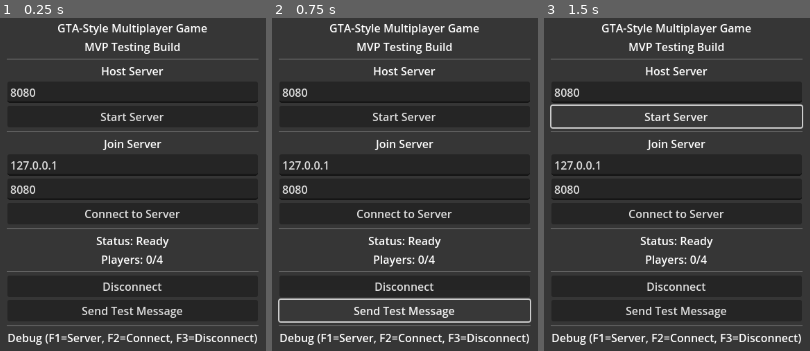
Above: before the commit, frames 1-3 (left to right).
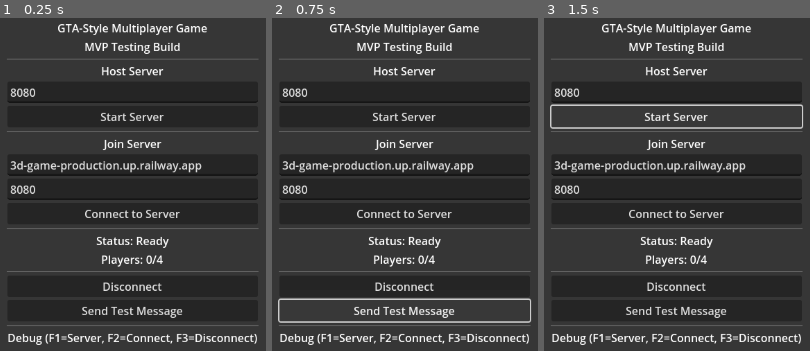
Above: after the commit, the same moments.

Repository: juand-r/3dgame
Game: Godot game, scene res://Scenes/Main.tscn
Two runs of this game, one before a commit and one after it. Both use one fixed random seed, a clock stepped at 60 frames per second and the inputs below.
Inputs:
- Up to frame 1 (0.25 s): no input
- Up to frame 2 (0.75 s): click "Send Test Message" at 0.5 s
- Up to frame 3 (1.5 s): click "Start Server" at 1.25 s

The runs differ from the first frame. In frame 1, 1.1% of the frame differs, in the area x 3-76%, y 42-47%; in frame 2, 1.1%; in frame 3, 1.1%.

Commit message:
finally working with multiple clients

Diff:
--- a/Core/Events/GameEvents.gd
+++ b/Core/Events/GameEvents.gd
@@ -88,6 +88,9 @@
 func emit_player_update(player_id: int, pos: Vector3, rot: Vector3, vel: Vector3):
     player_position_updated.emit(player_id, pos, rot, vel)
 
+func emit_player_spawn(player_id: int, pos: Vector3, rot: Vector3):
+    player_spawned.emit(player_id, pos)
+
 func emit_vehicle_update(vehicle_id: int, pos: Vector3, rot: Vector3, vel: Vector3):
     vehicle_position_updated.emit(vehicle_id, pos, rot, vel)
 
--- a/Core/GameManager.gd
+++ b/Core/GameManager.gd
@@ -269,32 +269,12 @@
 func get_player_data(player_id: int) -> Dictionary:
 	return connected_players.get(player_id, {})
 
-func get_next_spawn_point() -> Vector3:
-	if spawn_points.is_empty():
-		GameEvents.log_warning("No spawn points available, using origin")
-		return Vector3.ZERO
-
-	# Use connected_players.size() to get next available spawn point
-	var index = connected_players.size() % spawn_points.size()
-	return spawn_points[index]
-
 func get_spawn_point_for_player(player_id: int) -> Vector3:
-	"""Get deterministic spawn point based on player ID"""
-	if spawn_points.is_empty():
-		GameEvents.log_warning("No spawn points available, using origin")
-		return Vector3.ZERO
-
-	# Use deterministic mapping based on player ID
-	if player_id == 1:
-		# Server is always at spawn point 1
-		return spawn_points[1]  # (2, 1, 0)
-	else:
-		# Client gets spawn point 2
-		return spawn_points[2]  # (-2, 1, 0)
-
-	# Future: For more players, use modulo with offset
-	# var index = (player_id - 1) % spawn_points.size()
-	# return spawn_points[index]
+	# Use deterministic player ID-based assignment to ensure different spawn points
+	var spawn_index = abs(player_id) % spawn_points.size()
+	var spawn_pos = spawn_points[spawn_index]
+	GameEvents.log_debug("DEBUG: Player %d assigned to spawn_points[%d] = %s (based on player_id %% %d)" % [player_id, spawn_index, spawn_pos, spawn_points.size()])
+	return spawn_pos
 
 func spawn_player(player_id: int, position: Vector3):
 	if player_id in spawned_players:
@@ -392,6 +372,55 @@
 			NetworkManager.send_data(position_data, new_client_id)
 			GameEvents.log_debug("Sent existing player %d position to new client %d: %s" % [existing_player_id, new_client_id, existing_player.global_position])
 
+func broadcast_new_player_to_existing_clients(new_player_id: int, spawn_position: Vector3):
+	"""Send new player's spawn data to all existing clients"""
+	print("DEBUG SERVER: Broadcasting new player %d to existing clients" % new_player_id)
+	GameEvents.log_info("Broadcasting new player %d to existing clients" % new_player_id)
+
+	# DEBUG: Show what clients we're iterating over
+	print("DEBUG SERVER: connected_players.keys() = %s" % connected_players.keys())
+	GameEvents.log_debug("DEBUG: connected_players.keys() = %s" % connected_players.keys())
+
+	for existing_client_id in connected_players.keys():
+		# Don't send to the new player themselves
+		if existing_client_id == new_player_id:
+			print("DEBUG SERVER: Skipping new player %d (don't send to self)" % existing_client_id)
+			GameEvents.log_debug("DEBUG: Skipping new player %d (don't send to self)" % existing_client_id)
+			continue
+
+		print("DEBUG SERVER: About to send player_spawn message to existing client %d" % existing_client_id)
+		GameEvents.log_debug("DEBUG: About to send player_spawn message to existing client %d" % existing_client_id)
+
+		# Create spawn notification for this new player
+		var spawn_data = {
+			"type": "player_spawn",
+			"player_id": new_player_id,
+			"pos_x": spawn_position.x,
+			"pos_y": spawn_position.y,
+			"pos_z": spawn_position.z,
+			"timestamp": Time.get_ticks_msec()
+		}
+
+		NetworkManager.send_message_to_client(existing_client_id, spawn_data)
+		print("DEBUG SERVER: player_spawn message sent to existing client %d" % existing_client_id)
+		GameEvents.log_debug("DEBUG: player_spawn message sent to existing client %d" % existing_client_id)
+
+func _broadcast_new_player_after_spawn(player_id: int):
+	"""Broadcast new player position after physics adjustment (deferred call)"""
+	GameEvents.log_debug("DEBUG: _broadcast_new_player_after_spawn called for player %d" % player_id)
+
+	# Get the actual spawned player's current position (after physics adjustment)
+	if player_id in spawned_players:
+		var player_instance = spawned_players[player_id]
+		var actual_position = player_instance.global_position
+
+		GameEvents.log_debug("DEBUG: Broadcasting actual position %s for player %d (after physics)" % [actual_position, player_id])
+		broadcast_new_player_to_existing_clients(player_id, actual_position)
+		print("PRINT DEBUG: broadcast_new_player_to_existing_clients completed with actual position")
+		GameEvents.log_debug("DEBUG: broadcast_new_player_to_existing_clients completed with actual position")
+	else:
+		GameEvents.log_warning("WARNING: Player %d not found in spawned_players during deferred broadcast" % player_id)
+
 # ============================================================================
 # WORLD MANAGEMENT
 # ============================================================================
@@ -472,32 +501,30 @@
 
 func on_client_id_assigned(assigned_id: int):
 	"""Handle client ID assignment from server"""
+	print("DEBUG: GameManager: Client ID assigned by server: %d" % assigned_id)
 	GameEvents.log_info("GameManager: Client ID assigned by server: %d" % assigned_id)
 
 	# Update our local player ID to match server assignment
 	if is_client and local_player_id == -1:
 		local_player_id = assigned_id
+		print("DEBUG: Updated local player ID to server-assigned ID: %d" % assigned_id)
 		GameEvents.log_info("Updated local player ID to server-assigned ID: %d" % assigned_id)
 
-		# If we already have a player with ID -1, update it to the correct ID
-		if -1 in spawned_players:
-			var player_instance = spawned_players[-1]
-			if player_instance and player_instance.is_local_player:
-				# Update the player's ID
-				player_instance.player_id = assigned_id
-				GameEvents.log_info("Updated spawned player ID from -1 to %d" % assigned_id)
-
-				# Move the player reference to the correct key
-				spawned_players[assigned_id] = player_instance
-				spawned_players.erase(-1)
-
-				# Update connected players data
-				if -1 in connected_players:
-					var player_data = connected_players[-1]
-					player_data.id = assigned_id
-					connected_players[assigned_id] = player_data
-					connected_players.erase(-1)
-					GameEvents.log_info("Updated connected player data from -1 to %d" % assigned_id)
+		# Update connected players data from -1 to real ID
+		if -1 in connected_players:
+			var player_data = connected_players[-1]
+			player_data.id = assigned_id
+			connected_players[assigned_id] = player_data
+			connected_players.erase(-1)
+			print("DEBUG: Updated connected player data from -1 to %d" % assigned_id)
+			GameEvents.log_info("Updated connected player data from -1 to %d" % assigned_id)
+
+		# NOW spawn the local player with the correct server-assigned ID
+		print("DEBUG: About to spawn local player with correct ID %d" % assigned_id)
+		var spawn_pos = get_spawn_point_for_player(assigned_id)
+		print("DEBUG: Spawn position for player %d: %s" % [assigned_id, spawn_pos])
+		spawn_player(assigned_id, spawn_pos)
+		print("DEBUG: Local player spawned with correct ID %d at %s" % [assigned_id, spawn_pos])
 
 # ============================================================================
 # EVENT HANDLERS
@@ -517,6 +544,8 @@
 	change_state(GameState.DISCONNECTED)
 
 func _on_player_joined(player_id: int, player_name: String):
+	print("PRINT DEBUG: GameManager._on_player_joined called with player_id: ", player_id, ", player_name: ", player_name)
+	GameEvents.log_debug("DEBUG: GameManager._on_player_joined called with player_id: %d, player_name: %s" % [player_id, player_name])
 	add_player(player_id, player_name)
 
 	# Emit player connected signal for UI
@@ -530,6 +559,11 @@
 	# NEW: Broadcast existing player positions to the new client
 	broadcast_existing_players_to_new_client(player_id)
 
+	# FIXED: Wait for player to be spawned and physics-adjusted, then broadcast actual position
+	print("PRINT DEBUG: About to call call_deferred for broadcast after spawn")
+	GameEvents.log_debug("DEBUG: Deferring broadcast until after player spawn and physics adjustment")
+	call_deferred("_broadcast_new_player_after_spawn", player_id)
+
 func _on_player_left(player_id: int, player_name: String):
 	remove_player(player_id)
 
@@ -540,14 +574,23 @@
 	GameEvents.player_disconnected.emit(player_id)
 
 func _on_player_spawned(player_id: int, position: Vector3):
+	# DEBUG: Add logging to trace spawn signal processing
+	print("DEBUG: _on_player_spawned called - player_id: %d, position: %s" % [player_id, position])
+	GameEvents.log_debug("DEBUG: _on_player_spawned called - player_id: %d, position: %s" % [player_id, position])
+
 	# For clients: Don't spawn our own player from server signals
-	# We handle our own spawning in setup_client_world()
+	# We handle our own spawning in on_client_id_assigned() now
 	if is_client:
-		var client_id = NetworkManager.get_unique_id()
-		if player_id == client_id:
-			GameEvents.log_debug("Client ignoring own player spawn signal - will handle in setup_client_world()")
+		print("DEBUG: Client mode - checking if this is our own player (local_player_id: %d)" % local_player_id)
+		if player_id == local_player_id:
+			print("DEBUG: Client ignoring own player spawn signal - already handled in on_client_id_assigned()")
+			GameEvents.log_debug("Client ignoring own player spawn signal - already handled in on_client_id_assigned()")
 			return
-
+		else:
+			print("DEBUG: This is a REMOTE player spawn - proceeding with spawn_player()")
+
+	print("DEBUG: About to call spawn_player(%d, %s)" % [player_id, position])
+	GameEvents.log_debug("DEBUG: About to call spawn_player(%d, %s)" % [player_id, position])
 	spawn_player(player_id, position)
 
 func _on_player_position_updated(player_id: int, position: Vector3, rotation: Vector3, velocity: Vector3):
@@ -613,9 +656,10 @@
 	# Add client as player
 	add_player(client_id, "Client Player")
 
-	# Spawn the client's local player at deterministic position
-	var spawn_pos = get_spawn_point_for_player(client_id)
-	spawn_player(client_id, spawn_pos)
+	# NOTE: Do NOT spawn the local player here - wait for server-assigned ID
+	# The local player will be spawned in on_client_id_assigned() with the correct ID
+	print("DEBUG: Client world setup complete, waiting for server-assigned ID before spawning local player")
+	GameEvents.log_info("Client world setup complete, waiting for server-assigned ID before spawning local player")
 
 func _on_world_loaded():
 	GameEvents.log_info("World loaded successfully")
--- a/Core/NetworkManager/NetworkManager.gd
+++ b/Core/NetworkManager/NetworkManager.gd
@@ -94,8 +94,14 @@
 # ============================================================================
 
 func _on_player_connected(id: int):
+	print("PRINT DEBUG: NetworkManager._on_player_connected called with id: ", id)
+	GameEvents.log_debug("DEBUG: NetworkManager._on_player_connected called with id: %d" % id)
 	GameEvents.log_info("Player connected: %d" % id)
+	print("PRINT DEBUG: About to emit GameEvents.player_joined(", id, ", \"Player", id, "\")")
+	GameEvents.log_debug("DEBUG: About to emit GameEvents.player_joined(%d, \"Player%d\")" % [id, id])
 	GameEvents.player_joined.emit(id, "Player%d" % id)
+	print("PRINT DEBUG: GameEvents.player_joined.emit completed for id: ", id)
+	GameEvents.log_debug("DEBUG: GameEvents.player_joined.emit completed for id: %d" % id)
 	player_connected.emit(id)
 
 func _on_player_disconnected(id: int):
@@ -136,6 +142,8 @@
 			_handle_client_id_assignment(from_id, data)
 		"player_position":
 			_handle_player_position(from_id, data)
+		"player_spawn":
+			_handle_player_spawn(from_id, data)
 		"vehicle_position":
 			_handle_vehicle_position(from_id, data)
 		"player_enter_vehicle":
@@ -172,11 +180,33 @@
 
 	GameEvents.log_debug("Received position update - from_id: %d, player_id: %d, pos: %s" % [from_id, player_id, position])
 
-	# SERVER DEBUG: Log when server receives client position updates
+	# SERVER LOGIC: Broadcast position updates to other clients
 	if GameManager and GameManager.is_server:
 		GameEvents.log_debug("SERVER: Received client position update - player_id: %d, pos: %s" % [player_id, position])
-
+		# Broadcast to all other connected clients
+		for client_id in _implementation.connected_clients.keys():
+			if client_id != from_id:  # Don't send back to sender
+				GameEvents.log_debug("SERVER: Sending position update to client %d" % client_id)
+				_implementation.send_data(data, client_id)  # Relay the original data
+
+	# CLIENT LOGIC: Apply position update to local game state
 	GameEvents.emit_player_update(player_id, position, rotation, velocity)
+
+
+
+func _handle_player_spawn(from_id: int, data: Dictionary):
+	var player_id = data.get("player_id", from_id)
+	var position = Vector3(data.get("pos_x", 0), data.get("pos_y", 0), data.get("pos_z", 0))
+	var rotation = Vector3(data.get("rot_x", 0), data.get("rot_y", 0), data.get("rot_z", 0))
+
+	print("DEBUG CLIENT: _handle_player_spawn received - from_id: %d, player_id: %d, pos: %s" % [from_id, player_id, position])
+	GameEvents.log_debug("DEBUG: _handle_player_spawn received - from_id: %d, player_id: %d, pos: %s" % [from_id, player_id, position])
+
+	print("DEBUG CLIENT: About to call GameEvents.emit_player_spawn(%d, %s, %s)" % [player_id, position, rotation])
+	GameEvents.log_debug("DEBUG: About to call GameEvents.emit_player_spawn(%d, %s, %s)" % [player_id, position, rotation])
+	GameEvents.emit_player_spawn(player_id, position, rotation)
+	print("DEBUG CLIENT: GameEvents.emit_player_spawn completed")
+	GameEvents.log_debug("DEBUG: GameEvents.emit_player_spawn completed")
 
 func _handle_vehicle_position(from_id: int, data: Dictionary):
 	var vehicle_id = data.get("vehicle_id", -1)
--- a/Core/NetworkManager/WebSocketManager.gd
+++ b/Core/NetworkManager/WebSocketManager.gd
@@ -209,6 +209,8 @@
 			GameEvents.log_debug("CLIENT: Packet sent successfully to server")
 		else:
 			GameEvents.log_error("CLIENT: Failed to send packet to server - Error: %d" % result)
+
+
 
 # ============================================================================
 # DATA RECEPTION - NEW MULTIPLAYER APPROACH
@@ -302,6 +304,9 @@
 # ============================================================================
 
 func _on_server_peer_connected(id: int):
+	print("PRINT DEBUG: _on_server_peer_connected called with id: ", id)
+	GameEvents.log_debug("DEBUG: _on_server_peer_connected called with id: %d" % id)
+
 	if connected_clients.size() >= max_connections:
 		GameEvents.log_warning("WebSocket: Max connections reached, rejecting client %d" % id)
 		websocket_server.disconnect_peer(id)
@@ -332,7 +337,11 @@
 			peer.put_packet(packet)
 			GameEvents.log_debug("Sent client ID assignment to client %d: %d" % [id, id])
 
+	print("PRINT DEBUG: About to emit player_connected signal for id: ", id)
+	GameEvents.log_debug("DEBUG: About to emit player_connected signal for id: %d" % id)
 	player_connected.emit(id)
+	print("PRINT DEBUG: player_connected.emit(", id, ") completed")
+	GameEvents.log_debug("DEBUG: player_connected.emit(%d) completed" % id)
 
 func _on_server_peer_disconnected(id: int):
 	if id in connected_clients:
--- a/Scripts/UI/MainUI.gd
+++ b/Scripts/UI/MainUI.gd
@@ -28,6 +28,9 @@
     GameEvents.player_connected.connect(_on_player_connected)
     GameEvents.player_disconnected.connect(_on_player_disconnected)
     GameEvents.connection_status_updated.connect(_on_connection_status_updated)
+
+    # Set default values for input fields
+    address_input.text = "3d-game-production.up.railway.app"
 
     # Initialize UI state
     _update_ui_state()
Not shown, changed: DEVLOG.md
